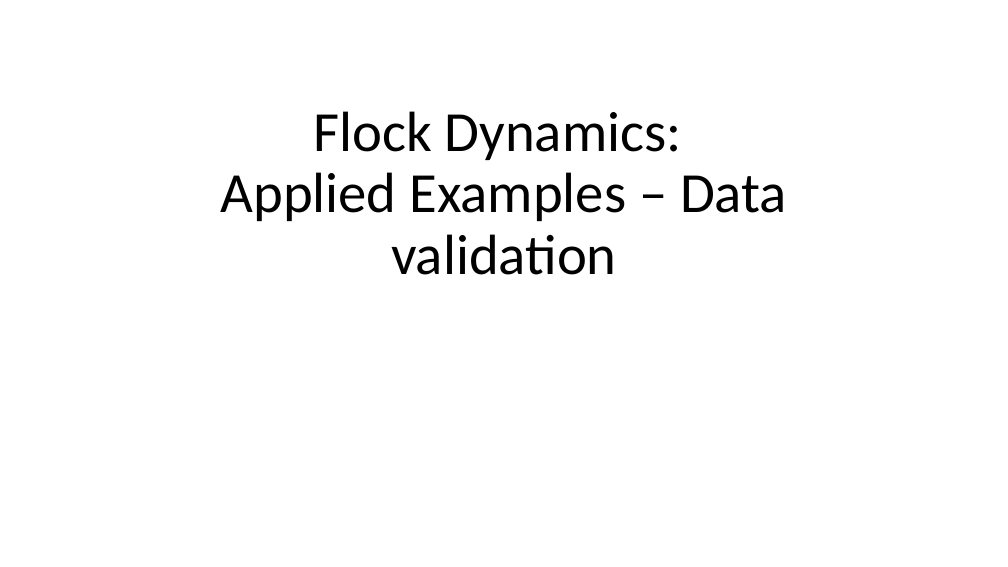
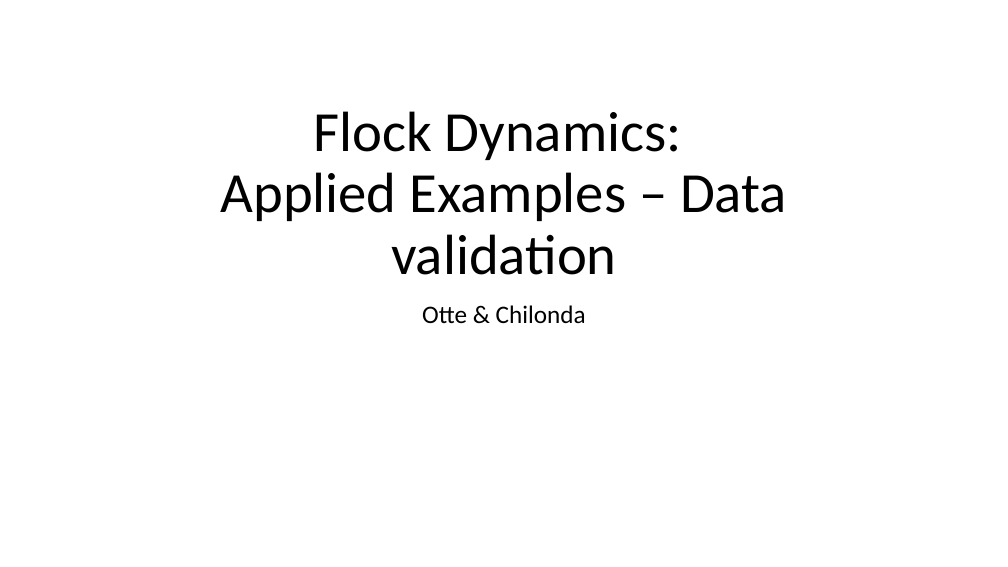
Before and after one commit to BethSavagar/demographic_model_1, a slide deck: slide 1 of presentations/profile-validation/oc.pptx. Drawn at 1008x567 pixels with LibreOffice and Linux fonts; fonts in the diff are those of the drawing. Boxes give left, top, right and bottom in pixels: in the first picture for what was removed or moved away, otherwise in the second. Text is boxed around its words. In the diff, an @@ line names an element or a change of style, - is before the commit and + after.

Commit message:
test OC seasonal example with immunity

```diff
--- a/presentations/profile-validation/oc.pptx
+++ b/presentations/profile-validation/oc.pptx
@@ subtitle added at (x1=422, y1=305, x2=586, y2=323), 24 pt, text #000000 @@
+Otte & Chilonda
```
Also in this commit, not shown: 3 other slides changed, 1 slide added, 3 slides removed, 7 other files.
